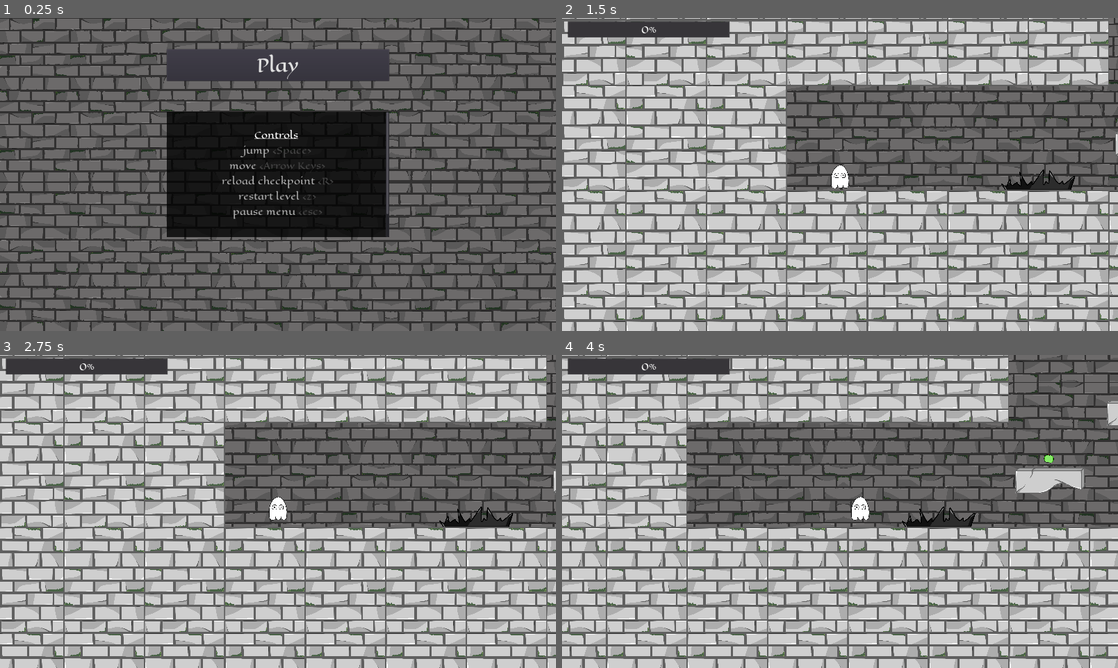
Above: before the commit, frames 1-4 (two rows, left to right).
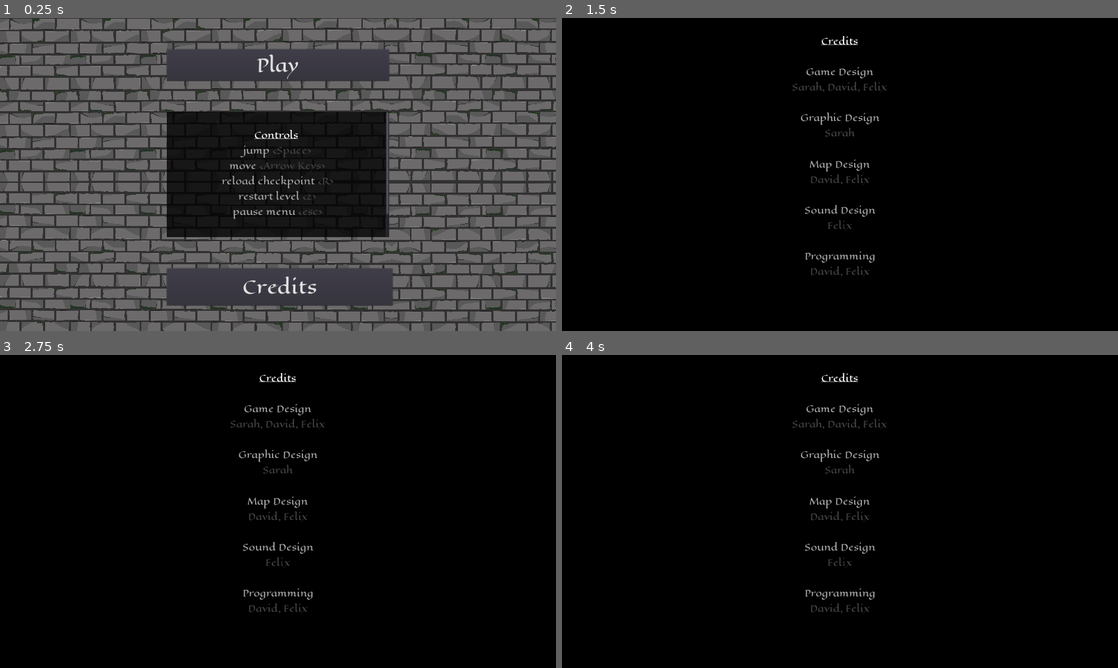
Above: after the commit, the same moments.

Repository: magic-gd/project_r
Game: Godot game, scene res://GUI/MainMenu.tscn
Two runs of this game, one before a commit and one after it. Both use one fixed random seed, a clock stepped at 60 frames per second and the inputs below.
Inputs (mouse positions are in pixels of both pictures, inside the frame that each line leads up to):
- Up to frame 1 (0.25 s): no input
- Up to frame 2 (1.5 s): click "Play" (after the commit: "Credits") at 0.5 s; click (840, 64) at 1.25 s, where only the run after the commit has a clickable "Play"
- Up to frame 3 (2.75 s): click (278, 401) at 2 s, where only the run after the commit has a clickable "Play"
- Up to frame 4 (4 s): hold Right (move_right) from 2.78 s (still down)

The runs differ from the first frame. In frame 1, 3.7% of the frame differs, in the area x 30-71%, y 80-92%; in frame 2, 100%; in frame 3, 100%, in the area x 0-100%, y 0-100%; in frame 4, 100%.

Commit message:
bla

Diff:
--- /dev/null
+++ b/CreditsPanel.tscn
@@ -0,0 +1,55 @@
+[gd_scene load_steps=3 format=2]
+
+[ext_resource path="res://GUI/medieval_font_small.tres" type="DynamicFont" id=1]
+
+[sub_resource type="StyleBoxFlat" id=1]
+bg_color = Color( 0, 0, 0, 1 )
+
+[node name="CreditsPanel" type="Panel"]
+visible = false
+anchor_right = 1.0
+anchor_bottom = 1.0
+custom_styles/panel = SubResource( 1 )
+__meta__ = {
+"_edit_use_anchors_": false
+}
+
+[node name="RichTextLabel" type="RichTextLabel" parent="."]
+anchor_right = 1.0
+anchor_bottom = 1.0
+custom_fonts/normal_font = ExtResource( 1 )
+bbcode_enabled = true
+bbcode_text = "[center]
+[u]Credits[/u]
+
+[color=#AAAAAA]Game Design[/color]
+[color=#444444]Sarah, David, Felix[/color]
+
+[color=#AAAAAA]Graphic Design[/color]
+[color=#444444]Sarah[/color]
+
+[color=#AAAAAA]Map Design[/color]
+[color=#444444]David, Felix[/color]
+
+[color=#AAAAAA]Sound Design[/color]
+[color=#444444]Felix[/color]
+
+[color=#AAAAAA]Programming[/color]
+[color=#444444]David, Felix[/color][/center]"
+text = "
+Credits
+
+Game Design
+Sarah, David, Felix
+
+Graphic Design
+Sarah
+
+Map Design
+David, Felix
+
+Sound Design
+Felix
+
+Programming
+David, Felix"
--- /dev/null
+++ b/GUI/CreditsButtonStart.gd
@@ -0,0 +1,9 @@
+extends Button
+
+
+func _ready():
+	 self.connect("pressed", self, "_button_pressed")
+
+
+func _button_pressed():
+		get_parent().get_node("CreditsPanel").visible = true
--- a/GUI/EndScreen.tscn
+++ b/GUI/EndScreen.tscn
@@ -4,9 +4,7 @@
 [ext_resource path="res://Levels/Backgrounds/TowerBackground.tscn" type="PackedScene" id=2]
 [ext_resource path="res://GUI/medieval_font.tres" type="DynamicFont" id=3]
 [ext_resource path="res://GUI/CreditsButton.gd" type="Script" id=4]
-
-[sub_resource type="StyleBoxFlat" id=1]
-bg_color = Color( 0, 0, 0, 1 )
+[ext_resource path="res://CreditsPanel.tscn" type="PackedScene" id=5]
 
 [sub_resource type="StyleBoxFlat" id=2]
 bg_color = Color( 0, 0, 0, 0.784314 )
@@ -15,54 +13,7 @@
 
 [node name="CanvasLayer" type="CanvasLayer" parent="."]
 
-[node name="CreditsPanel" type="Panel" parent="CanvasLayer"]
-visible = false
-anchor_right = 1.0
-anchor_bottom = 1.0
-custom_styles/panel = SubResource( 1 )
-__meta__ = {
-"_edit_use_anchors_": false
-}
-
-[node name="RichTextLabel" type="RichTextLabel" parent="CanvasLayer/CreditsPanel"]
-anchor_right = 1.0
-anchor_bottom = 1.0
-custom_fonts/normal_font = ExtResource( 1 )
-bbcode_enabled = true
-bbcode_text = "[center]
-[u]Credits[/u]
-
-[color=#AAAAAA]Game Design[/color]
-[color=#444444]Sarah, David, Felix[/color]
-
-[color=#AAAAAA]Graphic Design[/color]
-[color=#444444]Sarah[/color]
-
-[color=#AAAAAA]Map Design[/color]
-[color=#444444]David, Felix[/color]
-
-[color=#AAAAAA]Sound Design[/color]
-[color=#444444]Felix[/color]
-
-[color=#AAAAAA]Programming[/color]
-[color=#444444]David, Felix[/color][/center]"
-text = "
-Credits
-
-Game Design
-Sarah, David, Felix
-
-Graphic Design
-Sarah
-
-Map Design
-David, Felix
-
-Sound Design
-Felix
-
-Programming
-David, Felix"
+[node name="CreditsPanel" parent="CanvasLayer" instance=ExtResource( 5 )]
 
 [node name="VictoryPanel" type="Panel" parent="CanvasLayer"]
 anchor_left = 0.1
--- a/GUI/MainMenu.tscn
+++ b/GUI/MainMenu.tscn
@@ -1,9 +1,11 @@
-[gd_scene load_steps=6 format=2]
+[gd_scene load_steps=8 format=2]
 
 [ext_resource path="res://GUI/medieval_font.tres" type="DynamicFont" id=1]
 [ext_resource path="res://GUI/PlayButton.gd" type="Script" id=2]
 [ext_resource path="res://Levels/Backgrounds/TowerBackground.tscn" type="PackedScene" id=3]
 [ext_resource path="res://GUI/medieval_font_small.tres" type="DynamicFont" id=4]
+[ext_resource path="res://GUI/CreditsButtonStart.gd" type="Script" id=5]
+[ext_resource path="res://CreditsPanel.tscn" type="PackedScene" id=6]
 
 [sub_resource type="StyleBoxFlat" id=1]
 bg_color = Color( 0, 0, 0, 0.784314 )
@@ -71,3 +73,16 @@
 [node name="ParallaxBackground" type="ParallaxBackground" parent="."]
 
 [node name="TowerBackground" parent="ParallaxBackground" instance=ExtResource( 3 )]
+
+[node name="CreditsButton" type="Button" parent="."]
+anchor_left = 0.3
+anchor_top = 0.8
+anchor_right = 0.7
+anchor_bottom = 0.9
+margin_right = 12.0
+margin_bottom = 20.0
+custom_fonts/font = ExtResource( 1 )
+text = "Credits"
+script = ExtResource( 5 )
+
+[node name="CreditsPanel" parent="." instance=ExtResource( 6 )]
